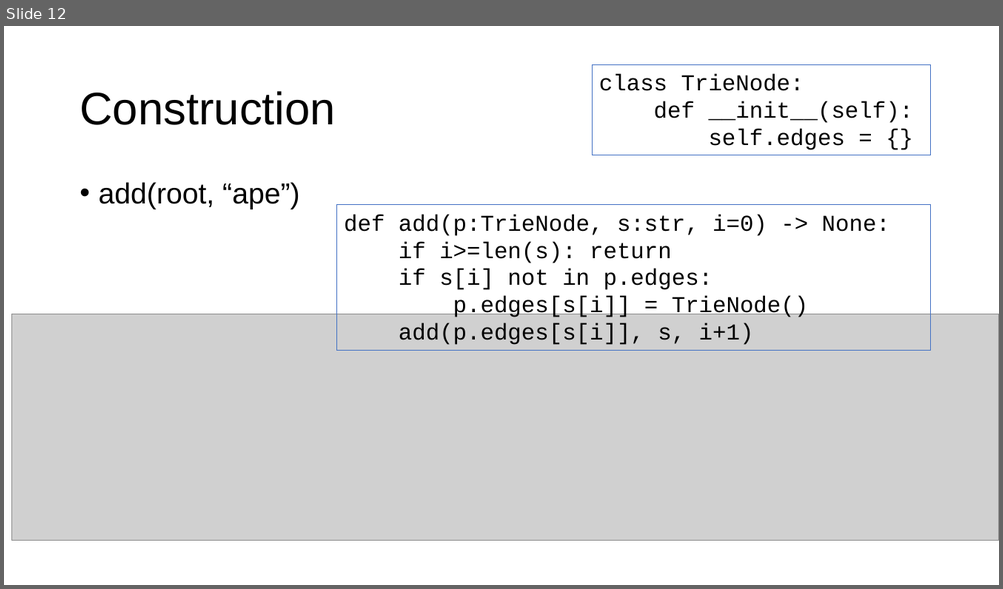
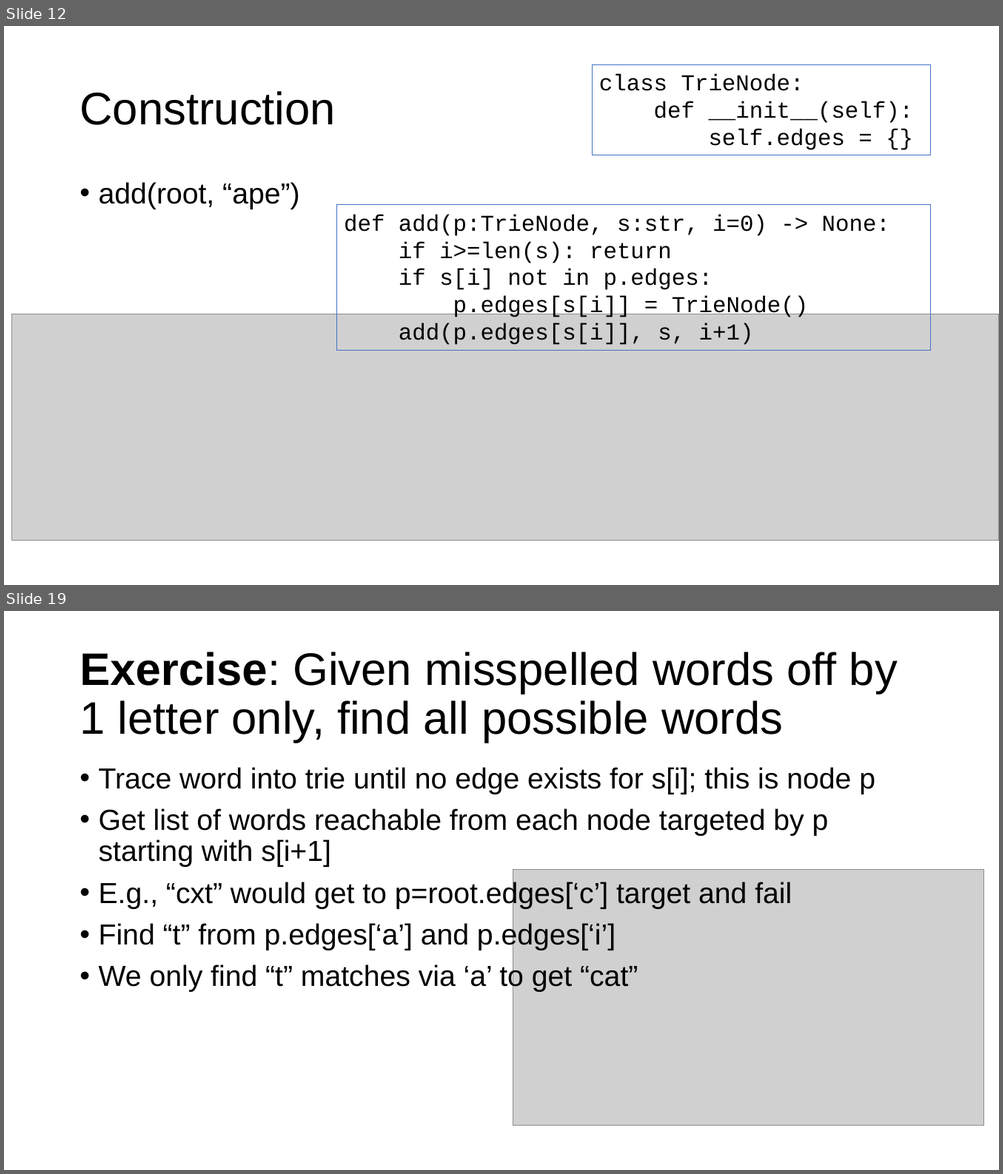
Before and after one commit to parrt/msds689, a slide deck: notes/searching.pptx. Shown one above the other, each under a label of ours: slide 12 before the commit, slides 12 and 19 after it; the slides between them are not shown. The pictures are 1003x589 and 1003x1174 pixels, drawn with LibreOffice and Linux fonts; fonts in the diff are those of the drawing; grey boxes stand for pictures; background and template pictures are left out. Boxes give left, top, right and bottom in pixels: in the first picture for what was removed or moved away, otherwise in the second. Text is boxed around its words. In the diff, an @@ line names an element or a change of style, - is before the commit and + after.

```diff
--- a/notes/searching.pptx
+++ b/notes/searching.pptx
@@ slide 19 added at box(4, 611, 999, 1170), background #FFFFFF @@
@@ title added at box(79, 652, 897, 743), 44 pt, text #000000 @@
+Exercise: Given misspelled words off by 1 letter only, find all possible words
@@ text added at box(99, 767, 875, 992), 28 pt, text #000000 @@
+• Trace word into trie until no edge exists for s[i]; this is node p
+• Get list of words reachable from each node targeted by p starting with s[i+1]
+• E.g., “cxt” would get to p=root.edges[‘c’] target and fail
+• Find “t” from p.edges[‘a’] and p.edges[‘i’]
+• We only find “t” matches via ‘a’ to get “cat”
@@ picture added at box(513, 869, 984, 1126) @@
```
Also in this commit, not shown: 2 slides changed, 5 other slides added, 4 other files.
